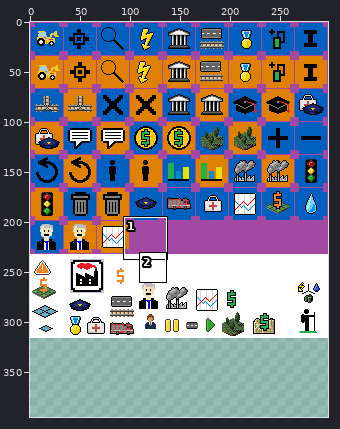
File history of a sprite sheet, assets/sprites/menu_icons_.png. Above: a wide view before the commit, with the close-up outlined.
Close-up. Old version:
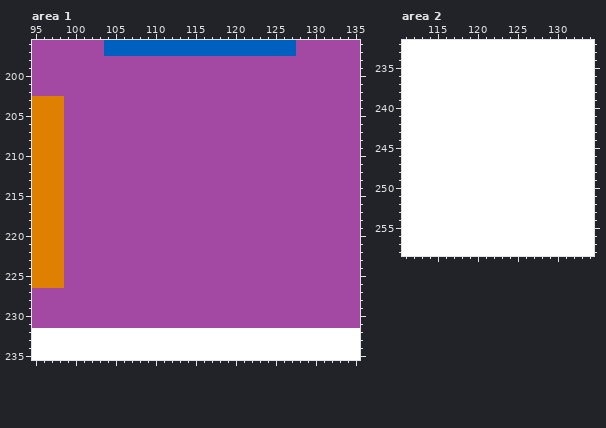
The file is 298x316 pixels. Colours within 5 levels of each other are drawn and written as one. Shown: area 1: x 95..135, y 196..235; area 2: x 111..134, y 232..258. The old version is drawn lined up with the new one, on the new canvas. The commit also changed other parts of the picture, which this record leaves out.
The same view after the edit:
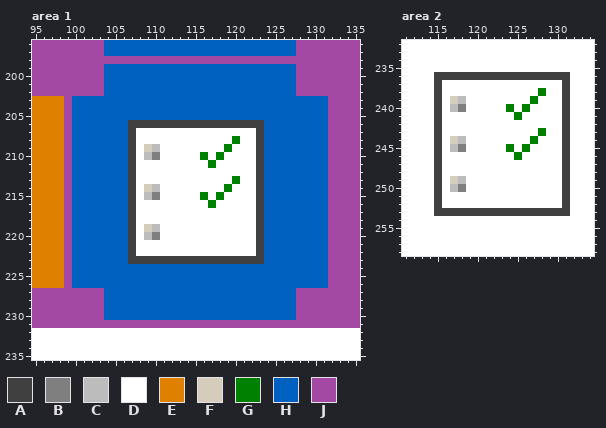
Palette (. is transparent): A #404040  B #7f7f7f  C #bcbcbc  D #ffffff  E #e08000  F #d5ccbb  G #008000  H #0060c0  J #a349a4
Diff:
canvas 298x316 -> 298x395
Changed rows in their new state; - is an unchanged pixel.
Area 1:
first column x 100:
199 ----HHHHHHHHHHHHHHHHHHHHHHHH----
200 ----HHHHHHHHHHHHHHHHHHHHHHHH----
201 ----HHHHHHHHHHHHHHHHHHHHHHHH----
202 ----HHHHHHHHHHHHHHHHHHHHHHHH----
203 HHHHHHHHHHHHHHHHHHHHHHHHHHHHHHHH
204 HHHHHHHHHHHHHHHHHHHHHHHHHHHHHHHH
205 HHHHHHHHHHHHHHHHHHHHHHHHHHHHHHHH
206 HHHHHHHAAAAAAAAAAAAAAAAAHHHHHHHH
207 HHHHHHHADDDDDDDDDDDDDDDAHHHHHHHH
208 HHHHHHHADDDDDDDDDDDDGDDAHHHHHHHH
209 HHHHHHHADFCDDDDDDDDGDDDAHHHHHHHH
210 HHHHHHHADCBDDDDDGDGDDDDAHHHHHHHH
211 HHHHHHHADDDDDDDDDGDDDDDAHHHHHHHH
212 HHHHHHHADDDDDDDDDDDDDDDAHHHHHHHH
213 HHHHHHHADDDDDDDDDDDDGDDAHHHHHHHH
214 HHHHHHHADFCDDDDDDDDGDDDAHHHHHHHH
215 HHHHHHHADCBDDDDDGDGDDDDAHHHHHHHH
216 HHHHHHHADDDDDDDDDGDDDDDAHHHHHHHH
217 HHHHHHHADDDDDDDDDDDDDDDAHHHHHHHH
218 HHHHHHHADDDDDDDDDDDDDDDAHHHHHHHH
219 HHHHHHHADFCDDDDDDDDDDDDAHHHHHHHH
220 HHHHHHHADCBDDDDDDDDDDDDAHHHHHHHH
221 HHHHHHHADDDDDDDDDDDDDDDAHHHHHHHH
222 HHHHHHHADDDDDDDDDDDDDDDAHHHHHHHH
223 HHHHHHHAAAAAAAAAAAAAAAAAHHHHHHHH
224 HHHHHHHHHHHHHHHHHHHHHHHHHHHHHHHH
225 HHHHHHHHHHHHHHHHHHHHHHHHHHHHHHHH
226 HHHHHHHHHHHHHHHHHHHHHHHHHHHHHHHH
227 ----HHHHHHHHHHHHHHHHHHHHHHHH----
228 ----HHHHHHHHHHHHHHHHHHHHHHHH----
229 ----HHHHHHHHHHHHHHHHHHHHHHHH----
230 ----HHHHHHHHHHHHHHHHHHHHHHHH----
Area 2:
first column x 115:
236 AAAAAAAAAAAAAAAAA
237 A---------------A
238 A------------G--A
239 A-FC--------G---A
240 A-CB-----G-G----A
241 A---------G-----A
242 A---------------A
243 A------------G--A
244 A-FC--------G---A
245 A-CB-----G-G----A
246 A---------G-----A
247 A---------------A
248 A---------------A
249 A-FC------------A
250 A-CB------------A
251 A---------------A
252 A---------------A
253 AAAAAAAAAAAAAAAAA
